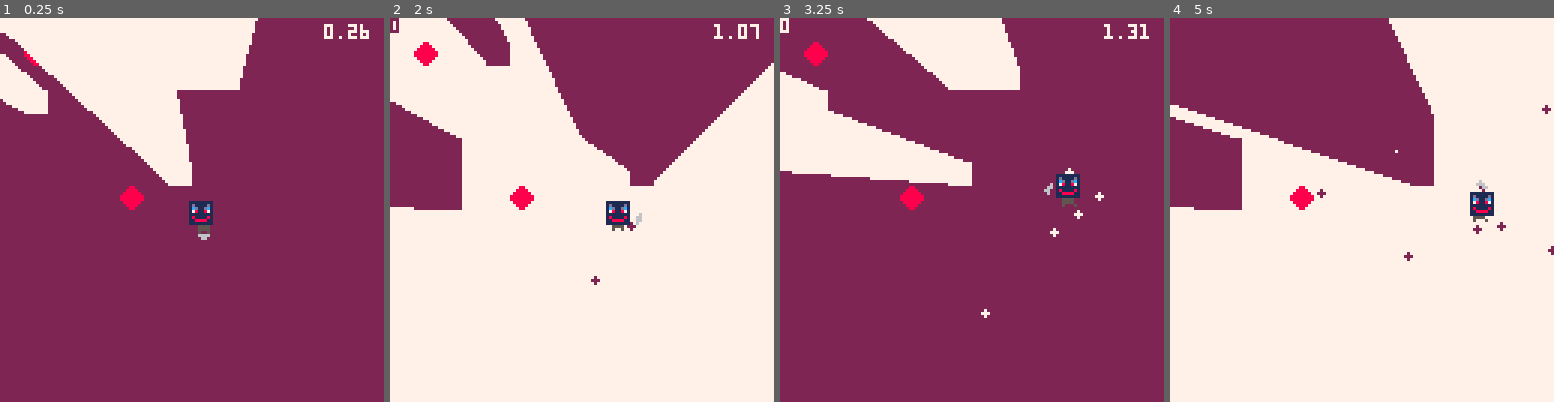
Above: before the commit, frames 1-4 (left to right).
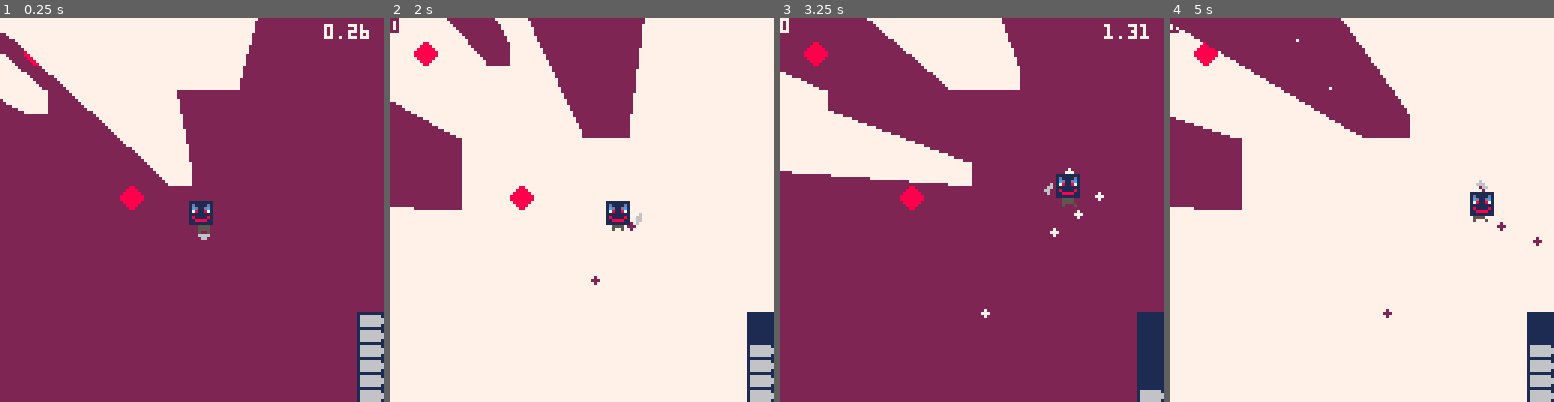
Above: after the commit, the same moments.

Repository: Shishudy/GlobalGameJam2026
Game: PICO-8 cartridge lua/playertest.p8
Same seed, same stepped clock (60 frames per second), same inputs: the game is played once before the commit and once after it.
Inputs:
- Up to frame 1 (0.25 s): no input
- Up to frame 2 (2 s): tap X (X key) at 0.33, 1.07, 1.85 s; tap O (Z key) at 0.7, 1.7 s; hold Right from 1.6 s (still down)
- Up to frame 3 (3.25 s): release Right at 2.1 s; tap O (Z key) at 2.1, 2.5, 2.9 s; hold Up 2.15-2.42 s; hold Right 2.47-3.03 s; tap X (X key) at 2.97 s; hold Left from 3.08 s (still down)
- Up to frame 4 (5 s): tap O (Z key) every 0.4 s from 3.3 to 4.9 s; release Left at 3.58 s; hold Down 3.63-3.97 s; hold Right 4.02-4.68 s; tap X (X key) at 4.08 s; hold Up from 4.73 s (still down)

The runs differ from the first frame. In frame 1, 1.6% of the frame differs, in the area x 92-100%, y 76-100%; in frame 2, 13%; in frame 3, 1.6%; in frame 4, 14%, in the area x 0-100%, y 0-100%.

Commit message:
bullet clip UI

Diff:
--- /dev/null
+++ b/lua/BulletClip.lua
@@ -0,0 +1,11 @@
+function draw_bullet_clip()
+    rectfill(119,128 - player.maxBullets*5,128,128, 1)
+
+    for i=1, player.currentBullet do
+        spr(
+		49,
+		120, 127 - i*5,
+		1,1
+	)
+    end
+end
--- a/lua/Main.lua
+++ b/lua/Main.lua
@@ -17,6 +17,7 @@
     drawBullets()
     drawPlayer()
     timer_draw()
+    draw_bullet_clip()
 end
 
 function _update()
--- a/lua/Player.lua
+++ b/lua/Player.lua
@@ -20,12 +20,16 @@
 	aimDirection = 0,
 	aimSpeed = 0.6,
 	aimLock = false,
-	bullets = 6
+	maxBullets = 6,
+	currentBullet = 6,
+	reloading = false,
+	reloadingTime = 30
 }
 
 local prevMaskBTN = false
 local prevShootinBtn = false
 local maskBtnTime = 0
+local currentReloadTime = 0
 
 function drawPlayer()
 	-- draw the player
@@ -111,13 +115,22 @@
 			cos(shootingAngle),
 			sin(shootingAngle)
 		)
-		player.bullets -= 1
+		player.currentBullet -= 1
 		slow_motion()
-		if (player.bullets == 0) then
-			player.bullets = 6
+		if (player.currentBullet == 0) then
+			currentReloadTime = player.reloadingTime
+			player.reloading = true
 		end
 	end
 	prevShootinBtn = curShootingBTN
+
+	if player.reloading then
+		currentReloadTime -= 1
+		if currentReloadTime <= 0 then
+			player.reloading = false
+			player.currentBullet = player.maxBullets
+		end
+	end
 
 	if (player.directionX != 0 or player.directionY != 0) player.aimTarget = atan2(player.directionY, player.directionX * -1) * 360
 	player.aimLock = isAiming()
--- a/lua/SlowMotion.lua
+++ b/lua/SlowMotion.lua
@@ -6,7 +6,7 @@
 		timer_set_slow(true)
 		-- timer(true)
 	else
-		if (player.bullets > 0) then
+		if (player.currentBullet > 0) then
 			return
 		end
 		-- timer(false)
--- a/lua/playertest.p8
+++ b/lua/playertest.p8
@@ -10,6 +10,7 @@
 #include shadows.lua
 #include levels.lua
 #include slowmotion.lua
+#include bulletclip.lua
 #include main.lua
 
 __gfx__
@@ -39,10 +40,10 @@
 00500500005000500000000000000000000000000000000000000000000000000000000000000000000000000000000000000000000000000000000000000000
 00088000000000000000000000000000000000000000000000000000000000000000000000000000000000000000000000000000000000000000000000000000
 00888800000000000000000000000000000000000000000000000000000000000000000000000000000000000000000000000000000000000000000000000000
-08888880000000000000000000000000000000000000000000000000000000000000000000000000000000000000000000000000000000000000000000000000
-88888888000000000000000000000000000000000000000000000000000000000000000000000000000000000000000000000000000000000000000000000000
-88888888000000000000000000000000000000000000000000000000000000000000000000000000000000000000000000000000000000000000000000000000
-08888880000000000000000000000000000000000000000000000000000000000000000000000000000000000000000000000000000000000000000000000000
+08888880666666600000000000000000000000000000000000000000000000000000000000000000000000000000000000000000000000000000000000000000
+88888888666666660000000000000000000000000000000000000000000000000000000000000000000000000000000000000000000000000000000000000000
+88888888666666660000000000000000000000000000000000000000000000000000000000000000000000000000000000000000000000000000000000000000
+08888880666666600000000000000000000000000000000000000000000000000000000000000000000000000000000000000000000000000000000000000000
 00888800000000000000000000000000000000000000000000000000000000000000000000000000000000000000000000000000000000000000006666000000
 00088000000000000000000000000000000000000000000000000000000000000000000000000000000000000000000000000000000000000000000660000000
 00000000000000000000000000000000000000000000000000000000000000000000000000000000000000000000000000000000000000000000000000000000
@@ -82,10 +83,10 @@
 0000000000000000000000000000000000000000000000000000000000000000000000000000000000000000000000000000000000000000000000000000000000000000000000000000000000000000000000000000000000000000000000000000000000000000000000000000000000000000000000000000000000000000
 __map__
 0000000000000000000000000000000000000000000000000000000000000000000000000000000000000000000000000000000000000000000000000000000000000000000000000000000000000000000000000000000000000000000000000000000000000000000000000000000000000000000000000000000000000000
-0030000070000071000000000000000000000000000000000000000000000000000000000000000000000000000000000000000000000000000000000000000000000000000000000000000000000000000000000000000000000000000000000000000000000000000000000000000000000000000000000000000000000000
+0030000070000071000000000000000000000000000030000000000030000000000000000000000000000000000000000000000000000000000000000000000000000000000000000000000000000000000000000000000000000000000000000000000000000000000000000000000000000000000000000000000000000000
 0000000000000071717100000000001c00000000000000000000000000000000000000000000000000000000000000000000000000000000000000000000000000000000000000000000000000000000000000000000000000000000000000000000000000000000000000000000000000000000000000000000000000000000
-0071000000000000000000000000000000000000000000000000000000000000000000000000000000000000000000000000000000000000000000000000000000000000000000000000000000000000000000000000000000000000000000000000000000000000000000000000000000000000000000000000000000000000
-0000000000000000707070000000000000000000000000000000000000000000000000000000000000000000000000000000000000000000000000000000000000000000000000000000000000000000000000000000000000000000000000000000000000000000000000000000000000000000000000000000000000000000
-0070700000000000000070000000000000000000000000000000000000000000000000000000000000000000000000000000000000000000000000000000000000000000000000000000000000000000000000000000000000000000000000000000000000000000000000000000000000000000000000000000000000000000
-0070700000000071000070000000000000000000000000000000000000000000000000000000000000000000000000000000000000000000000000000000000000000000000000000000000000000000000000000000000000000000000000000000000000000000000000000000000000000000000000000000000000000000
+0071000000000000000000000000000000003000000000000000000000000000000000000000000000000000000000000000000000000000000000000000000000000000000000000000000000000000000000000000000000000000000000000000000000000000000000000000000000000000000000000000000000000000
+0000000000000000707000000000000000000000000000000000000000000000000000000000000000000000000000000000000000000000000000000000000000000000000000000000000000000000000000000000000000000000000000000000000000000000000000000000000000000000000000000000000000000000
+0070700000000000000000000000000000000000300000000000000000000000300000000000000000000000000000000000000000000000000000000000000000000000000000000000000000000000000000000000000000000000000000000000000000000000000000000000000000000000000000000000000000000000
+0070700000000071000000000000000030000000000000000000000000000000000000000000000000000000000000000000000000000000000000000000000000000000000000000000000000000000000000000000000000000000000000000000000000000000000000000000000000000000000000000000000000000000
 0070700000300000000000000000000000000000000000000000000000000000000000000000000000000000000000000000000000000000000000000000000000000000000000000000000000000000000000000000000000000000000000000000000000000000000000000000000000000000000000000000000000000000
